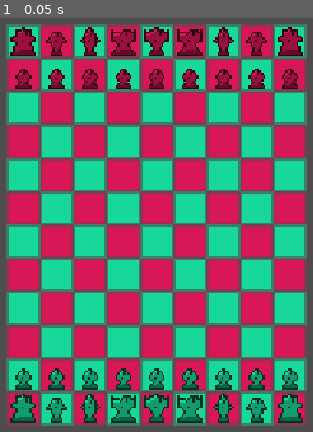
Above: before the commit, frame 1.
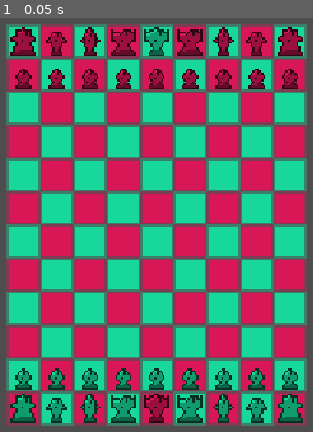
Above: after the commit, the same moment.

Repository: rnogu4/fessh
Game: Godot game, scene res://scenes/main.tscn
Two runs of this game, one before a commit and one after it. Both use one fixed random seed, a clock stepped at 60 frames per second and the inputs below.
Inputs:
- Up to frame 1 (0.05 s): no input

The runs differ from the first frame. In frame 1, 0.8% of the frame differs, in the area x 46-54%, y 2-98%.

Commit message:
Reconstructing valid movement of pieces. done with pawn so far.

Diff:
--- a/scripts/game_manager.gd
+++ b/scripts/game_manager.gd
@@ -1,4 +1,5 @@
 extends Node
+class_name GameManager
 
 const PIECE_SCENE = preload("res://scenes/piece.tscn")
 const VALID_SPOT_TEXTURE = preload("res://sprites/tiles/valid_spot_2.0.png")
@@ -46,7 +47,7 @@
 	["a_bishop", Piece.Team.ABYSSAL, 6, 0],
 	["a_queen", Piece.Team.ABYSSAL, 3, 0],
 	["a_queen", Piece.Team.ABYSSAL, 5, 0],
-	["a_king", Piece.Team.ABYSSAL, 4, 0],
+	["a_king", Piece.Team.ABYSSAL, 4, 11],
 
 	["r_pawn", Piece.Team.REEF, 0, 10],
 	["r_pawn", Piece.Team.REEF, 1, 10],
@@ -65,7 +66,7 @@
 	["r_bishop", Piece.Team.REEF, 6, 11],
 	["r_queen", Piece.Team.REEF, 3, 11],
 	["r_queen", Piece.Team.REEF, 5, 11],
-	["r_king", Piece.Team.REEF, 4, 11]
+	["r_king", Piece.Team.REEF, 4, 0]
 ]
 
 func _ready() -> void:
@@ -168,43 +169,51 @@
 		sprite.queue_free()
 	highlight_sprites.clear()
 
-func get_pawn_moves(from: Vector2i, piece: Piece) -> Array:
+func valid_pawn_moves(from: Vector2i, piece: Piece) -> Array:
 	var results: Array = []
-	var candidates = MoveTable.pawn_table[piece.piece_type][from]
+	var moves_at_position = MoveTable.pawn_table[piece.piece_type][from]
 	var dir = MoveTable.pawn_offsets[piece.piece_type][0]  # true forward direction
 
 	var blocked_forward = false
 	var blocked_backward = false
 
-	for cell in candidates:
-		if cell.x == from.x:
-			var is_forward = sign(cell.y - from.y) == sign(dir.y)
+	for potential_move in moves_at_position:
+		if potential_move.x == from.x:
+			var is_forward = sign(potential_move.y - from.y) == sign(dir.y)
 			if is_forward:
 				if blocked_forward:
 					continue
-				var occupant = get_piece_at(cell)
+				var occupant = get_piece_at(potential_move)
 				if occupant == null:
-					results.append(cell)
+					results.append(potential_move)
 				else:
 					blocked_forward = true  # forward straight never captures
 			else:
 				if blocked_backward:
 					continue
-				var occupant = get_piece_at(cell)
+				var occupant = get_piece_at(potential_move)
 				if occupant == null:
-					results.append(cell)
-				elif occupant.team != piece.team:
-					results.append(cell)   # backward straight CAN capture
-					blocked_backward = true  # still can't pass beyond it
+					results.append(potential_move)
+				elif occupant.team != piece.team && (!occupant.piece_type.contains("queen") && !occupant.piece_type.contains("king")):
+					results.append(potential_move)   # backward straight CAN capture
 				else:
 					blocked_backward = true  # own piece blocks
 		else:
-			# diagonal — capture only, any of the 4 directions
-			var target = get_piece_at(cell)
-			if target != null and target.team != piece.team:
-				results.append(cell)
-
+			# diagonal — capture only
+			var occupant = get_piece_at(potential_move)
+			if occupant != null and occupant.team != piece.team && (!occupant.piece_type.contains("queen") && !occupant.piece_type.contains("king")):
+				print("no king or queen")
+				results.append(potential_move)
 	return results
+
+func valid_knight_moves(from: Vector2i, piece: Piece) -> Array:
+	return []
+
+func valid_rook_moves(from: Vector2i, piece: Piece) -> Array:
+	return []
+
+func valid_bishop_moves(from: Vector2i, piece: Piece) -> Array:
+	return []
 
 func get_all_valid_moves(from: Vector2i) -> Array:
 	var piece = get_piece_at(from)
@@ -214,20 +223,20 @@
 	var results: Array = []
 
 	if MoveTable.pawn_table.has(piece.piece_type):
-		results = get_pawn_moves(from, piece)
-
-	if MoveTable.leaper_table.has(piece.piece_type):
-		for ray in MoveTable.leaper_table[piece.piece_type][from]:
-			if is_valid_move(from, ray):
-				results.append(ray)
-
-	if MoveTable.slider_table.has(piece.piece_type):
-		for ray in MoveTable.slider_table[piece.piece_type][from]:
-			for step_cell in ray:
+		results = valid_pawn_moves(from, piece)
+
+	if MoveTable.knight_table.has(piece.piece_type):
+		for move in MoveTable.knight_table[piece.piece_type][from]:
+			if is_valid_move(from, move):
+				results.append(move)
+
+	if MoveTable.rook_table.has(piece.piece_type):
+		for move in MoveTable.rook_table[piece.piece_type][from]:
+			for step_cell in move:
 				if is_valid_move(from, step_cell):
 					results.append(step_cell)
 				if get_piece_at(step_cell) != null:
-					break  # blocked — stop walking this ray
+					break  # blocked — stop walking this path
 
 	return results
 
@@ -243,13 +252,13 @@
 		return false  # can't capture your own piece
 
 	if MoveTable.pawn_table.has(piece.piece_type):
-		return to in get_pawn_moves(from, piece)
-
-	if MoveTable.leaper_table.has(piece.piece_type):
-		return to in MoveTable.leaper_table[piece.piece_type][from]
-
-	if MoveTable.slider_table.has(piece.piece_type):
-		for ray in MoveTable.slider_table[piece.piece_type][from]:
+		return to in valid_pawn_moves(from, piece)
+
+	if MoveTable.knight_table.has(piece.piece_type):
+		return to in MoveTable.knight_table[piece.piece_type][from]
+
+	if MoveTable.rook_table.has(piece.piece_type):
+		for ray in MoveTable.rook_table[piece.piece_type][from]:
 			for step_cell in ray:
 				if step_cell == to:
 					return true
--- a/scripts/move_table.gd
+++ b/scripts/move_table.gd
@@ -3,104 +3,126 @@
 const WIDTH = 9
 const HEIGHT = 12
 
-var leaper_offsets := {
+var pawn_offsets := {
+	# forward 1, forward 2, backward 1, diag 1, diag 2
+	"a_pawn": [Vector2i(0,1), Vector2i(0,2), Vector2i(0,-1), Vector2i(1,1), Vector2i(-1,1)],
+	# forward 1, forward 2, backward 1, diag 1, diag 2
+	"r_pawn": [Vector2i(0,-1), Vector2i(0,-2), Vector2i(0,1), Vector2i(1,-1), Vector2i(-1,-1)]
+}
+var knight_offsets := {
 	"a_knight": [
-		Vector2i(1, 2), Vector2i(2, 1), Vector2i(2, 2), # top right (pos,pos)
-		Vector2i(1, -2), Vector2i(2, -1), Vector2i(2, -2), # bottom right (pos, neg)
-		Vector2i(-1, 2), Vector2i(-2, 1), Vector2i(-2, 2), # top left (neg, pos)
+		Vector2i(1, 2), Vector2i(2, 1), Vector2i(2, 2),      # top right (pos,pos)
+		Vector2i(1, -2), Vector2i(2, -1), Vector2i(2, -2),   # bottom right (pos, neg)
+		Vector2i(-1, 2), Vector2i(-2, 1), Vector2i(-2, 2),   # top left (neg, pos)
 		Vector2i(-1, -2), Vector2i(-2, -1), Vector2i(-2, -2) # bottom left (neg, neg)
 	],
 	"r_knight": [
-		Vector2i(1, 2), Vector2i(2, 1), Vector2i(2, 2), # top right (pos,pos)
-		Vector2i(1, -2), Vector2i(2, -1), Vector2i(2, -2), # bottom right (pos, neg)
-		Vector2i(-1, 2), Vector2i(-2, 1), Vector2i(-2, 2), # top left (neg, pos)
+		Vector2i(1, 2), Vector2i(2, 1), Vector2i(2, 2),      # top right (pos,pos)
+		Vector2i(1, -2), Vector2i(2, -1), Vector2i(2, -2),   # bottom right (pos, neg)
+		Vector2i(-1, 2), Vector2i(-2, 1), Vector2i(-2, 2),   # top left (neg, pos)
 		Vector2i(-1, -2), Vector2i(-2, -1), Vector2i(-2, -2) # bottom left (neg, neg)
 	]
 }
-
-var slider_offsets := {
-	"a_rook": [Vector2i(1,0), Vector2i(-1,0), Vector2i(0,1), Vector2i(0,-1)],  # rook-like
-	"r_rook": [Vector2i(1,0), Vector2i(-1,0), Vector2i(0,1), Vector2i(0,-1)],  # rook-like
-	"a_bishop": [Vector2i(1,1), Vector2i(1,-1), Vector2i(-1,1), Vector2i(1,-1)],  # bishop-like
-	"r_bishop": [Vector2i(1,1), Vector2i(1,-1), Vector2i(-1,1), Vector2i(-1,-1)],  # bishop-like
+var rook_offsets := {
+	"a_rook": [Vector2i(1,0), Vector2i(-1,0), Vector2i(0,1), Vector2i(0,-1)],  # right, left, down, up (to be iterated)
+	"r_rook": [Vector2i(1,0), Vector2i(-1,0), Vector2i(0,1), Vector2i(0,-1)],  # right, left, down, up (to be iterated)
+}
+var bishop_offsets1 := {
+	"a_bishop": [Vector2i(1,1), Vector2i(1,-1), Vector2i(-1,1), Vector2i(1,-1)],   # immediate cardinals (static)
+	"r_bishop": [Vector2i(1,1), Vector2i(1,-1), Vector2i(-1,1), Vector2i(-1,-1)],  # immediate cardinals (static)
+}
+var bishop_offsets2 := {
+	"a_bishop": [Vector2i(1,1), Vector2i(1,-1), Vector2i(-1,1), Vector2i(1,-1)],   # diagonals
+	"r_bishop": [Vector2i(1,1), Vector2i(1,-1), Vector2i(-1,1), Vector2i(-1,-1)],  # diagonals
 }
 
-var pawn_offsets := {
-	"a_pawn": [Vector2i(0,1), Vector2i(0,2), Vector2i(0,-1)],
-	"r_pawn": [Vector2i(0,-1), Vector2i(0,-2), Vector2i(0,1)]
-}
-
-var leaper_table := {}  # leaper_table[piece_type][cell] = Array[Vector2i]
-var slider_table := {}  # slider_table[piece_type][cell] = Array[Array[Vector2i]]
-var pawn_table := {}  # pawn_table[piece_type][cell] = Array[Vector2i]
+var pawn_table := {}    # pawn_table   [piece_type][cell] = Array[Vector2i]
+var knight_table := {}  # knight_table [piece_type][cell] = Array[Vector2i]
+var rook_table := {}    # rook_table   [piece_type][cell] = Array[Array[Vector2i]]
+var bishop_table := {}  # rook_table   [piece_type][cell] = Array[Array[Vector2i]]
 
 func _ready():
 	build_tables()
 
 func build_tables():
-	for piece_type in leaper_offsets:
-		leaper_table[piece_type] = {}
+	build_pawn_table()
+	build_knight_table()
+	build_rook_table()
+
+func build_pawn_table():
+	for piece_type in pawn_offsets:
+		# stores offsets in pawn table dictionary
+		pawn_table[piece_type] = {}
+		# for each tile, precalculate the valid pawn moves
 		for y in HEIGHT:
 			for x in WIDTH:
 				var cell = Vector2i(x, y)
-				leaper_table[piece_type][cell] = _compute_leaper_rays(cell, leaper_offsets[piece_type])
-	for piece_type in slider_offsets:
-		slider_table[piece_type] = {}
+				pawn_table[piece_type][cell] = find_pawn_potential_moves(cell, pawn_offsets[piece_type])
+func build_knight_table():
+	for piece_type in knight_offsets:
+		# stores offsets in knight table dictionary
+		knight_table[piece_type] = {}
+		# for each tile, precalculate the valid knight moves
 		for y in HEIGHT:
 			for x in WIDTH:
 				var cell = Vector2i(x, y)
-				slider_table[piece_type][cell] = _compute_slider_rays(cell, slider_offsets[piece_type])
-	for piece_type in pawn_offsets:
-		pawn_table[piece_type] = {}
+				knight_table[piece_type][cell] = find_knight_potential_moves(cell, knight_offsets[piece_type])
+func build_rook_table():
+	for piece_type in rook_offsets:
+		rook_table[piece_type] = {}
 		for y in HEIGHT:
 			for x in WIDTH:
 				var cell = Vector2i(x, y)
-				pawn_table[piece_type][cell] = _compute_pawn_rays(cell, pawn_offsets[piece_type])
+				rook_table[piece_type][cell] = find_rook_potential_moves(cell, rook_offsets[piece_type])
+func build_bishop_table():
+	for piece_type in bishop_offsets1:
+		bishop_table[piece_type] = {}
+		for y in HEIGHT:
+			for x in WIDTH:
+				var cell = Vector2i(x, y)
+				bishop_table[piece_type][cell] = find_bishop_potential_moves(cell, bishop_offsets1[piece_type])
 
-func _compute_leaper_rays(cell: Vector2i, offsets: Array) -> Array:
-	var rays := []
+func find_pawn_potential_moves(cell: Vector2i, offsets: Array) -> Array:
+	var moves := []
+	for offset in offsets:
+		# check if it's in the bounds of the map
+		var dest = cell + offset
+		if _is_in_bounds(dest):
+			moves.append(dest)
+	return moves
+
+func find_knight_potential_moves(cell: Vector2i, offsets: Array) -> Array:
+	var moves := []
 	for offset in offsets:
 		var dest = cell + offset
+		# check if it's in the bounds of the map
 		if _is_in_bounds(dest):
-			rays.append(dest)
-	return rays
+			moves.append(dest)
+	return moves
 
-func _compute_pawn_rays(cell: Vector2i, offsets: Array) -> Array:
-	var rays := []
-	var dir = offsets[0]  # single-step offset, e.g. Vector2i(0,-1)
+func find_rook_potential_moves(cell: Vector2i, offsets: Array) -> Array:
+	var moves := []
+	for offset in offsets:
+		var move := []
+		var current = cell + offset
+		# check if it's in the bounds of the map
+		while _is_in_bounds(current):
+			move.append(current)
+			current += offset
+		moves.append(move)
+	return moves
 
-	for o in offsets:
-		if abs(o.x) + abs(o.y) < abs(dir.x) + abs(dir.y):
-			dir = o
-
-	# forward squares (straight ahead, 1 and 2)
-	for offset in offsets:
-		var dest = cell + offset
-		if _is_in_bounds(dest):
-			rays.append(dest)
-
-	# diagonal captures (forward-diagonal and backward-diagonal)
-	var diag_offsets = [
-		Vector2i(-1, dir.y), Vector2i(1, dir.y),
-		Vector2i(-1, -dir.y), Vector2i(1, -dir.y)
-	]
-	for offset in diag_offsets:
-		var diag = cell + offset
-		if _is_in_bounds(diag):
-			rays.append(diag)
-
-	return rays
-
-func _compute_slider_rays(cell: Vector2i, offsets: Array) -> Array:
-	var rays := []
-	for offset in offsets:
-		var ray := []
-		var current = cell + offset
-		while _is_in_bounds(current):
-			ray.append(current)
-			current += offset
-		rays.append(ray)
-	return rays
+func find_bishop_potential_moves(cell: Vector2i, offsets: Array) -> Array:
+		var moves := []
+		for offset in offsets:
+			var move := []
+			var current = cell + offset
+			# check if it's in the bounds of the map
+			while _is_in_bounds(current):
+				move.append(current)
+				current += offset
+			moves.append(move)
+		return moves
 
 func _is_in_bounds(cell: Vector2i) -> bool:
 	return cell.x >= 0 and cell.x < WIDTH and cell.y >= 0 and cell.y < HEIGHT
